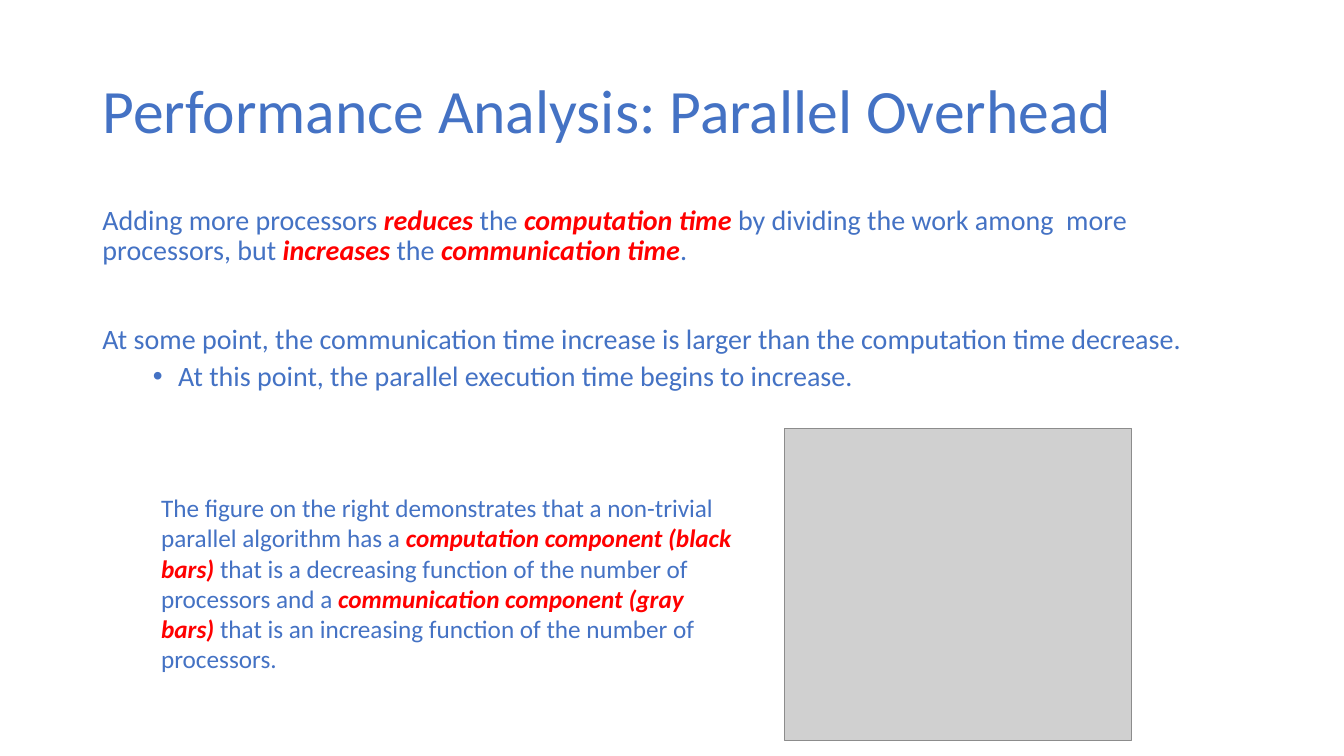
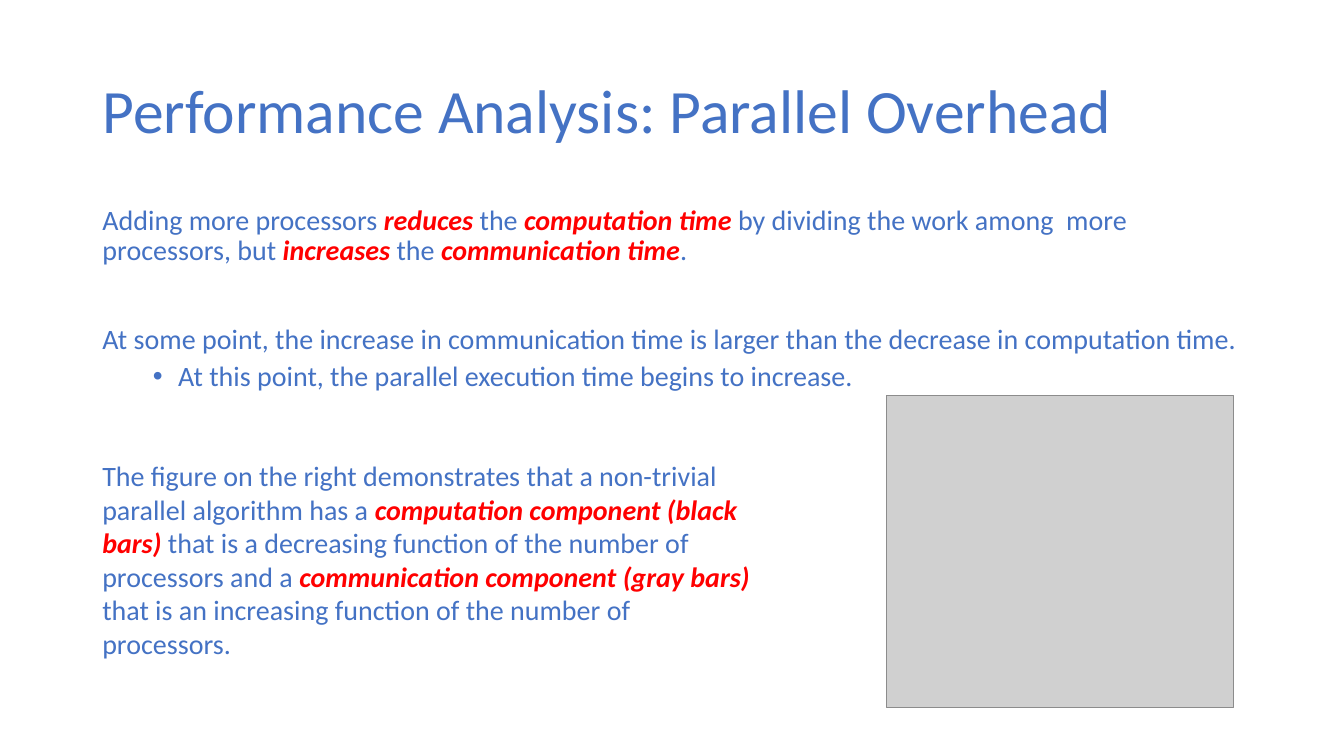
Before and after one commit to ekkapotc/PC, a slide deck: slide 9 of Slides/Lecture 1.pptx. Drawn at 1344x756 pixels with LibreOffice and Linux fonts; fonts in the diff are those of the drawing; grey boxes stand for pictures. Boxes give left, top, right and bottom in pixels: in the first picture for what was removed or moved away, otherwise in the second. Text is boxed around its words. In the diff, an @@ line names an element or a change of style, - is before the commit and + after.

```diff
--- a/Slides/Lecture 1.pptx
+++ b/Slides/Lecture 1.pptx
@@ text at (102,329,1236,354): text changed @@
-At some point, the communication time increase is larger than the computation time decrease.
+At some point, the increase in communication time is larger than the decrease in computation time.
@@ picture: place and size @@
-picture at (785,429,1132,740)
+picture at (887,396,1234,708)
@@ text "The figure on the right ...": place and size @@
-text "The figure on the right ..." at (161,499,731,672)
+text "The figure on the right ..." at (102,466,749,659)
@@ text "The figure on the right ..." at (102,466,749,659): size 18 to 20 pt @@
```
Also in this commit, not shown: 12 other slides changed, 1 other file.
